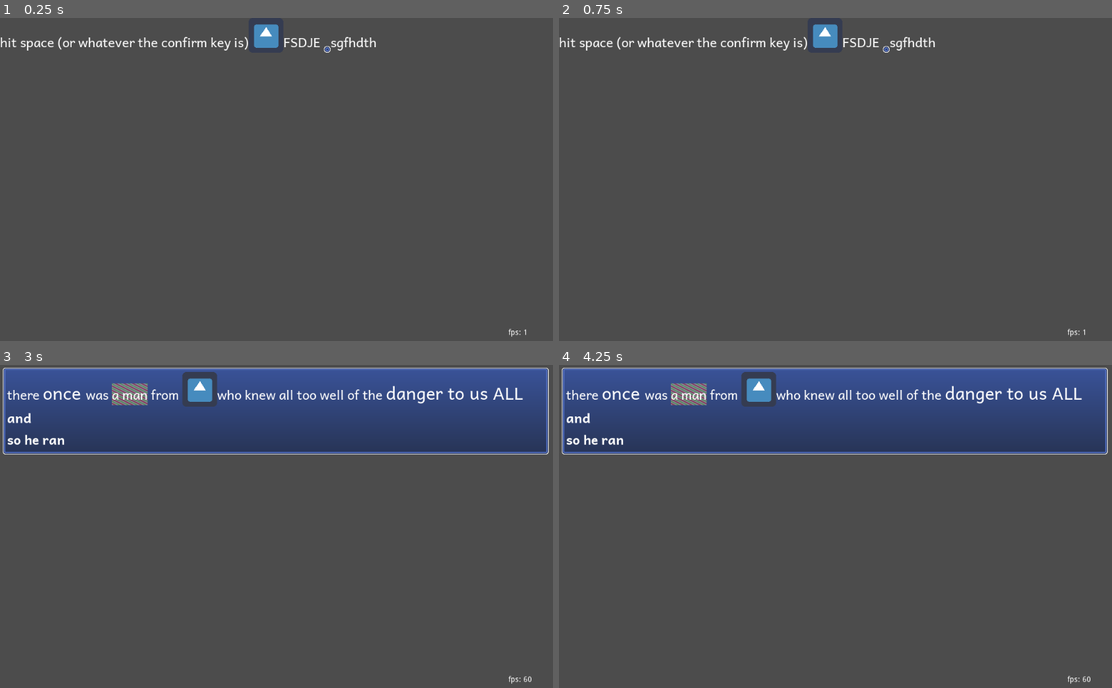
Above: before the commit, frames 1-4 (two rows, left to right).
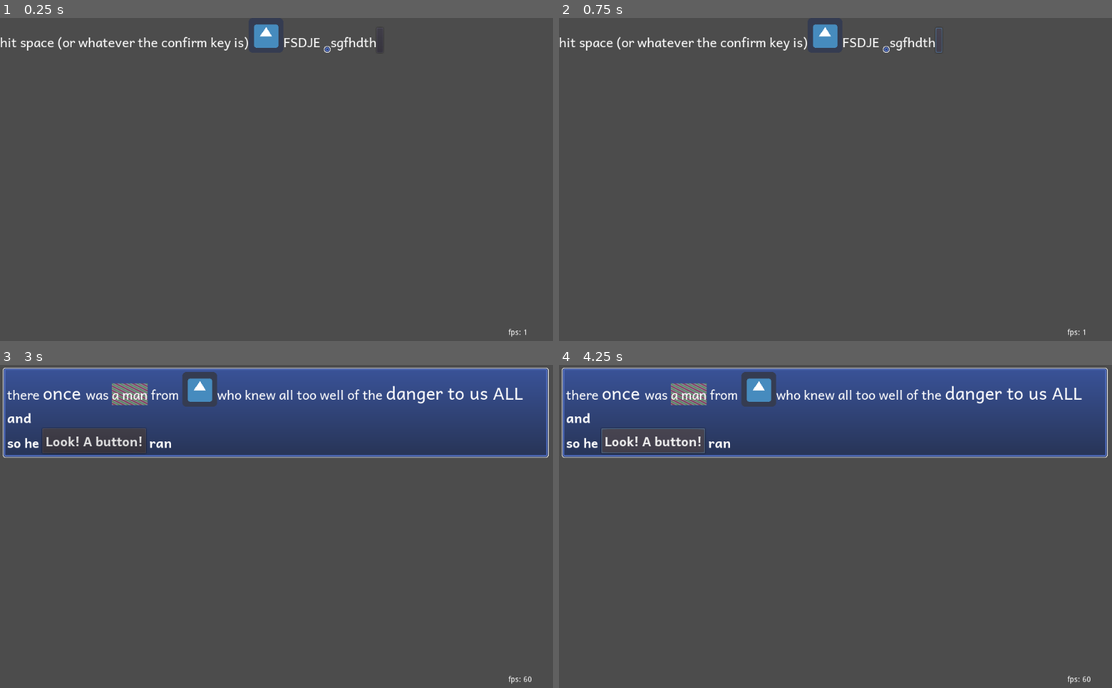
Above: after the commit, the same moments.

Repository: wareya/uitest
Game: Godot game, scene res://Document.tscn
The game is run twice, just before and just after one commit, with the same random seed, the same clock (stepped at 60 frames per second) and the same inputs. The engine's default icon, where the game draws it, is replaced by a stand-in: a white triangle on a blue panel in a dark square.
Inputs (mouse positions are in pixels of both pictures, inside the frame that each line leads up to):
- Up to frame 1 (0.25 s): no input
- Up to frame 2 (0.75 s): click (940, 40) at 0.52 s
- Up to frame 3 (3 s): click (381, 387) at 1.27 s; click (381, 387) at 2.02 s; tap Space at 2.75 s
- Up to frame 4 (4.25 s): tap Enter (ui_accept) at 3.02 s; click (653, 439) at 3.5 s, where only the run after the commit has a clickable "Look! A button!"

The runs differ from the first frame. In frame 1, less than 0.1% of the frame differs, in the area x 68-70%, y 10-11%; in frame 2, less than 0.1%; in frame 3, 3.4%, in the area x 0-100%, y 19-29%; in frame 4, 3.4%.

Commit message:
inline node support, text tweaks

Diff:
--- a/Document.gd
+++ b/Document.gd
@@ -3,18 +3,21 @@
 class_name Document
 
 var calculated_props = {
-    "flow_dir": "h-lr",
-    "display": "inline-block",
+    "display": "inline-block", # or block, or inline, or (TODO) absolute
+
     "padding_left": 0,
     "padding_right": 0,
     "padding_top": 0,
     "padding_bottom": 0,
+
     "margin_left": 0,
     "margin_right": 0,
     "margin_top": 0,
     "margin_bottom": 0,
+
     "offset_x" : 0,
     "offset_y" : 0,
+
     "vertical_align": "bottom",
     "font_family": preload("res://font/Andika-Regular.ttf"),
     "background": null,
@@ -24,6 +27,8 @@
     "background_9patch_left": 0,
     "background_9patch_right": 0,
     "font_size": 24,
+
+    "layout" : "flow_h_lr", # or vertical, or horizontal
 }
 
 var font_cache = {}
@@ -50,7 +55,7 @@
 export var style = ""
 
 var markup = """
-there <span> once </span> was <fun>a man</fun> from <img src='res://icon.png'/> who knew all     too well of the <big>danger to us ALL</big> <b> and<br>so he ran </b>
+there <span> once </span> was <fun>a man</fun> from <img src="res://icon.png"/> who knew all     too well of the <big>danger to us ALL</big> <b> and<br>so he <node type="Button" text="Look! A button!"></node> ran </b>
 """
 
 var stylesheet = """
@@ -89,6 +94,7 @@
 """
 
 var style_data = []
+var custom_style_data = []
 
 var visible_characters : float = -1.0 # TODO implement
 
@@ -99,7 +105,7 @@
         for i in _inherited_props:
             calculated_props[i] = parent_props[i]
 
-    for ruleset in style_data:
+    for ruleset in style_data + custom_style_data:
         var valid_target = false
         for target in ruleset.targets:
             if target == doc_name:
@@ -127,7 +133,7 @@
     for child in get_children():
         if child.has_method("calculate_style"):
             child.calculate_style(calculated_props, style_data, font_cache)
-        elif child is Label:
+        elif child is Label or child is Button:
             var font = make_font(calculated_props.font_family, calculated_props.font_size)
             child.add_font_override("font", font)
 
@@ -223,7 +229,7 @@
     if doc_name == "root":
         calculate_style(null, style_data, font_cache)
     #print("sort...")
-    if calculated_props.flow_dir == "h-lr":
+    if calculated_props.layout == "flow_h_lr":
         var parent_size = get_parent_area_size()
         var size = Vector2()
         size.x = parent_size.x * (anchor_right - anchor_left)
@@ -325,7 +331,7 @@
             row = []
 
         rect_size.x = max_x + calculated_props.padding_right
-        print(rect_size.x)
+        #print(rect_size.x)
         rect_size.y = y_cursor_next + calculated_props.padding_bottom
         if doc_name == "root":
             rect_position = Vector2(calculated_props.margin_left, calculated_props.margin_right)
--- a/Document.tscn
+++ b/Document.tscn
@@ -12,7 +12,7 @@
 [node name="Document" type="Container"]
 anchor_right = 1.0
 anchor_bottom = 1.0
-margin_right = -330.0
+margin_right = -318.0
 margin_bottom = -536.0
 script = ExtResource( 1 )
 
@@ -52,3 +52,9 @@
 margin_bottom = 64.0
 custom_fonts/font = SubResource( 1 )
 text = "sgfhdth"
+
+[node name="Button" type="Button" parent="."]
+margin_left = 694.0
+margin_top = 44.0
+margin_right = 706.0
+margin_bottom = 64.0
--- a/DocumentHelpers.gd
+++ b/DocumentHelpers.gd
@@ -78,16 +78,43 @@
             n.texture = load(_xml.children[0].text)
         return n
     else:
-        var doc = default_script.new()
-        doc.doc_name = _xml.name
+        var node
+        if _xml.name.to_lower() == "node":
+            print("trying to spawn a ", _xml.name)
+            if not "type" in _xml.attributes:
+                return null
+            node = ClassDB.instance(_xml.attributes.type)
+            if !node:
+                return null
+            for a_name in _xml.attributes:
+                print("setting... ", a_name)
+                if a_name == "type" or not a_name in node:
+                    continue
+                var a_val = _xml.attributes[a_name]
+                if a_val is String and a_val.begins_with("res://"):
+                    a_val = load(a_val)
+                elif not node.get(a_name) is String:
+                    a_val = str2var(a_val)
+                node.set(a_name, a_val)
+        else:
+            node = default_script.new()
+            node.doc_name = _xml.name
+            if "id" in _xml.attributes:
+                node.doc_id = _xml.attributes.id
+            if "class" in _xml.attributes:
+                node.doc_class = _xml.attributes.class.split(" ", false)
+            if "style" in _xml.attributes:
+                node.custom_style_data = parse_style(_xml.attributes.style)
+            # FIXME apply built-in attributes (style, class, id, etc)
+
         for c in _xml.children:
             var cs = from_xmlnode(c, default_script)
             if cs is Array:
                 for cd in cs:
-                    doc.add_child(cd)
+                    node.add_child(cd)
             else:
-                doc.add_child(cs)
-        return doc
+                node.add_child(cs)
+        return node
 
 static func preprocess_style(text : String):
     var i = 0
@@ -197,8 +224,6 @@
 
         var type = xml.get_node_type()
 
-        #print(xml.get_node_name(), " ", xml.get_node_type())
-
         var node = null
         if type == XMLParser.NODE_ELEMENT:
             node = XMLNode.new()
@@ -209,7 +234,6 @@
 
             if xml.is_empty():
                 var name = xml.get_node_name()
-                #print("empty... ", name)
                 node.name = name
                 current.children.push_back(node)
                 continue
@@ -224,20 +248,25 @@
                 if name != "br": # special case
                     stack.push_back(current)
                     current = node
+                if name == "node":
+                    previous_text = ""
             XMLParser.NODE_ELEMENT_END:
                 var name = xml.get_node_name()
                 if name == "" or name == current.name:
                     current = stack.pop_back()
                 else:
                     print_debug("parse error; non-matching closing tag (" + name + " vs " + current.name + ")")
+                if name == "node":
+                    previous_text = ""
             XMLParser.NODE_TEXT:
                 var text = xml.get_node_data()
                 node = XMLNode.new()
                 var new_text = text.strip_edges(true, false)
-                if previous_text != "" and !previous_text.ends_with(" ") and new_text != text:
-                    new_text = " " + new_text
+                if new_text != text:
+                    if !previous_text.ends_with(" "):
+                        new_text = " " + new_text
                 text = new_text
-                new_text = text.strip_edges(true, false)
+                new_text = text.strip_edges(false, true)
                 if new_text != text and new_text != "":
                     text += " "
                 node.text = text
@@ -356,27 +385,37 @@
     else:
         return null
 
+
+static func parse_style_rules(text : String, i : int):
+    var rules = []
+    while i < text.length():
+        var rule = parse_style_rule(text, i)
+        if rule != null:
+            print("got rule ", rule[0].prop, rule[0].values, rule[1])
+            rules.push_back(rule[0])
+            i = rule[1]
+        else:
+            #print("no rule")
+            var f = text.find("}", i)
+            if f >= 0:
+                i = f+1
+            break
+    return [rules, i]
+
 static func parse_style_target(text : String, i : int):
     var f = text.find("{", i)
     if f > 0:
         var target_str : String = text.substr(i, f-i)
         var targets = target_str.split(",")
+        for j in targets.size():
+            targets[j] = targets[j].strip_edges()
         i = f+1
-        var rules = []
-        while i < text.length():
-            var rule = parse_style_rule(text, i)
-            if rule != null:
-                print("got rule ", rule[0].prop, rule[0].values, rule[1])
-                rules.push_back(rule[0])
-                i = rule[1]
-            else:
-                #print("no rule")
-                f = text.find("}", i)
-                if f >= 0:
-                    i = f+1
-                break
-        for i in targets.size():
-            targets[i] = targets[i].strip_edges()
+
+        var data = parse_style_rules(text, i)
+        var rules = data[0]
+        i = data[1]
+
+
         var ret = StyleRuleset.new()
         ret.targets = targets
         ret.rules = rules
